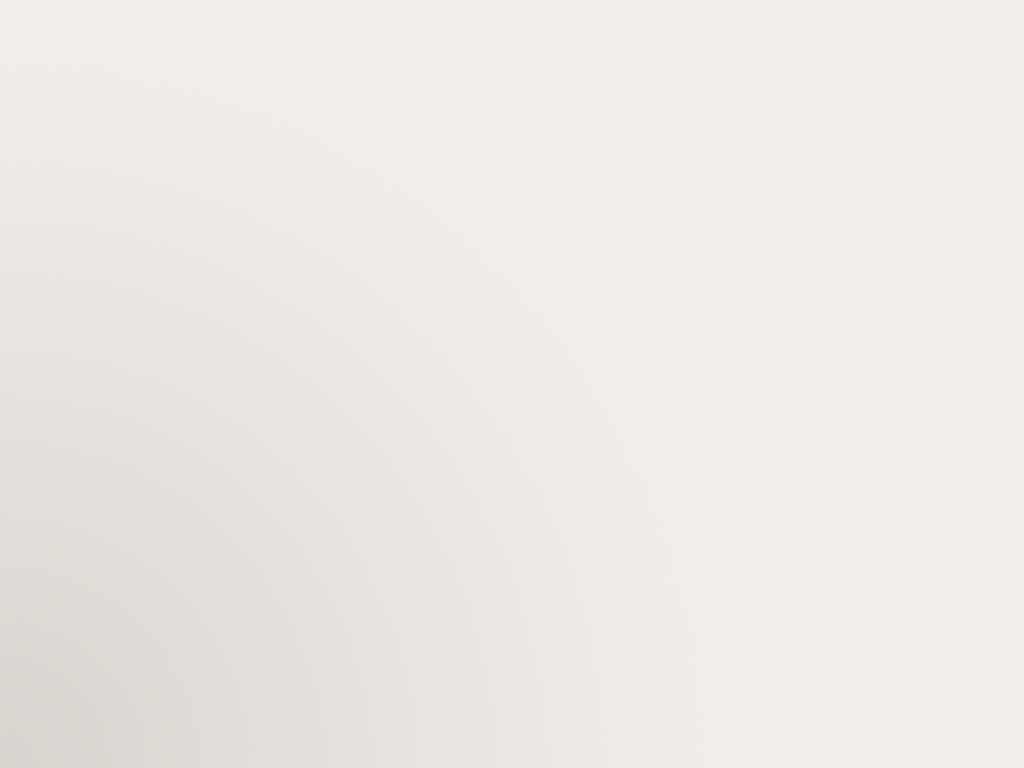
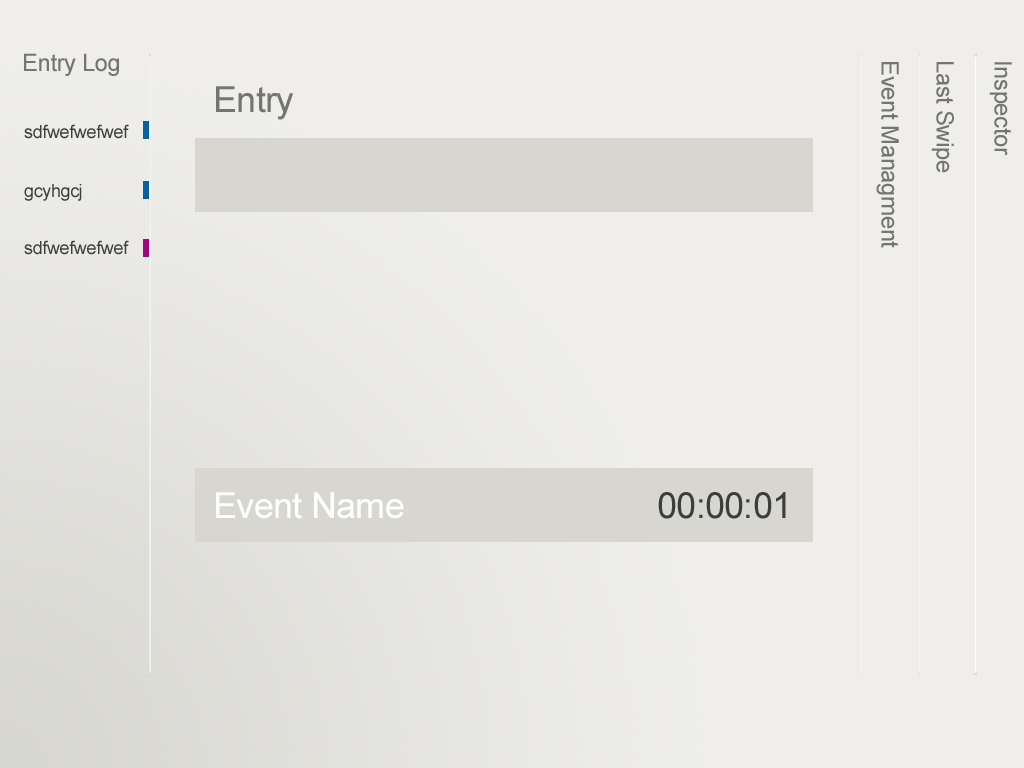
Revision of a layered 1024 x 768 image; what changed, layer by layer:
added group "Group 3" with 4 layers above "Group 2" over [143, 121, 786, 519]
added layer "00:00:01" in group "Group 3" over [658, 492, 786, 519]
added layer "Layer 4 copy 2" in group "Group 3" over [143, 239, 149, 257]
added layer "Layer 4 copy" in group "Group 3" over [143, 181, 149, 199]
added layer "Layer 4" in group "Group 3" over [143, 121, 149, 139]
added group "Group 2" with 6 layers above "Inspector" over [24, 124, 813, 542]
added layer "Event Name" in group "Group 2" over [216, 492, 404, 519]
added layer "sdfwefwefwef copy 2" in group "Group 2" over [24, 240, 129, 255]
added layer "gcyhgcj" in group "Group 2" over [24, 184, 82, 201]
added layer "sdfwefwefwef" in group "Group 2" over [24, 124, 129, 139]
added layer "Layer 3 copy" in group "Group 2" over [195, 468, 813, 542]
added layer "Layer 3" in group "Group 2" over [195, 138, 813, 212]
added layer "Inspector" above "divder" over [989, 62, 1012, 156]
added layer "divder" above "Event Managment" over [974, 54, 977, 675]
added layer "Event Managment" above "divider" over [876, 62, 899, 248]
added layer "divider" (1st of 2) above "Last Swipe" over [861, 54, 862, 675]
added layer "Last Swipe" above "divider" over [931, 62, 954, 173]
added layer "divider" (2nd of 2) above "Entry" over [919, 54, 920, 675]
added layer "Entry" above "Entry Log" over [216, 86, 294, 120]
added layer "Entry Log" above "tele2_bredbandsvaljaren_01" over [24, 53, 119, 76]
showed group "Group 1" (1 layers) over [149, 54, 151, 675]
painted on "Layer 2" over [149, 54, 151, 675]
